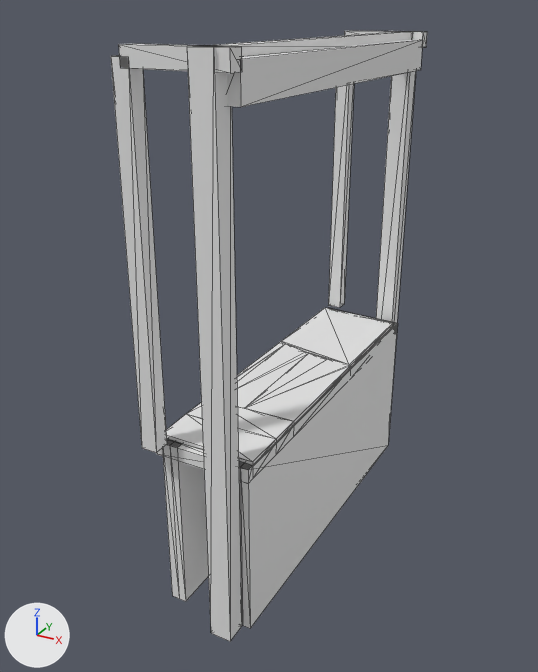
An edit to the glTF model models/zaandam/zaandam-wilhelminabrug-3/zaandam-wilhelminabrug-3.glb, drawn before and after from the same camera.
Before and after are seen from a camera (50 mm lens) standing at (18.4, -37.0, 20.6) and looking at (-1.1, -1.6, 2.9). Arrows for +X, +Y and +Z are at lower left; the lights stay in place. The first picture is the older version. Mesh edges are drawn as thin lines.

The older version as bpy lines, for what is in view:
```python
ob_building_balans = bpy.data.objects.new('building:balans', me_balans)
ob_building_balans.location = (0.0, 0.0, 0.0)
ob_building_balans_2 = bpy.data.objects.new('building:balans 2', me_balans_2)
ob_building_balans_2.location = (0.0, 0.0, 0.0)
ob_building_contragewicht = bpy.data.objects.new('building:contragewicht', me_contragewicht)
ob_building_contragewicht.location = (0.0, 0.0, 0.0)
ob_building_hamei = bpy.data.objects.new('building:hamei', me_hamei)
ob_building_hamei.location = (0.0, 0.0, 0.0)
ob_building_hamei_2 = bpy.data.objects.new('building:hamei 2', me_hamei_2)
ob_building_hamei_2.location = (0.0, 0.0, 0.0)
ob_building_hangstang = bpy.data.objects.new('building:hangstang', me_hangstang)
ob_building_hangstang.location = (0.0, 0.0, 0.0)
ob_building_hangstang_2 = bpy.data.objects.new('building:hangstang 2', me_hangstang_2)
ob_building_hangstang_2.location = (0.0, 0.0, 0.0)
ob_building_portaal = bpy.data.objects.new('building:portaal', me_portaal)
ob_building_portaal.location = (0.0, 0.0, 0.0)
ob_road_fietspad = bpy.data.objects.new('road:fietspad', me_fietspad)
ob_road_fietspad.location = (0.0, 0.0, 0.0)
# also in view: 'road:rijbaan lokale weg 2' at (1.2, -1.7, 0.2); 'road:rijbaan lokale weg' at (-1.3, -1.4, 0.2); 'road:landhoofd (aangenomen) 2' at (2.1, -0.1, -4.9); 'road:landhoofd (aangenomen)' at (-2.1, 0.0, -4.9); 'road:voetpad 2' at (0.0, -9.0, 0.2)
```
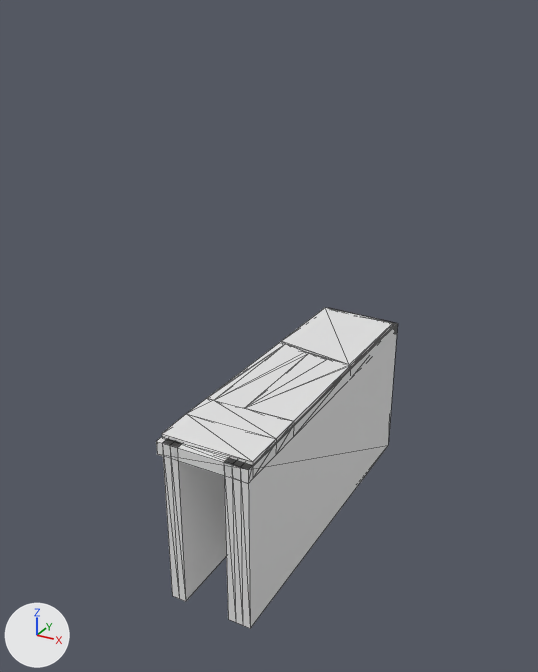
Where the change shows, as pixel boxes (x1, y1, x2, y2) in the pictures (538 x 672 px):
```json
{"object": "building:hamei 2", "change": "deleted", "before": [187, 45, 242, 641]}
{"object": "building:hangstang 2", "change": "deleted", "before": [111, 55, 167, 453]}
{"object": "building:contragewicht", "change": "deleted", "before": [227, 40, 422, 107]}
{"object": "building:hamei", "change": "deleted", "before": [376, 31, 417, 323]}
{"object": "building:hangstang", "change": "deleted", "before": [328, 84, 354, 308]}
{"object": "building:balans 2", "change": "deleted", "before": [118, 43, 242, 73]}
{"object": "building:portaal", "change": "deleted", "before": [206, 31, 410, 57]}
{"object": "building:balans", "change": "deleted", "before": [344, 31, 427, 48]}
```

Edits to the scene script, one JSON object a line:
```json
{"op": "remove", "block": "ob_building_hamei", "code": ["ob_building_hamei = bpy.data.objects.new('building:hamei', me_hamei)", "ob_building_hamei.location = (0.0, 0.0, 0.0)"]}
{"op": "remove", "block": "ob_building_hamei_2", "code": ["ob_building_hamei_2 = bpy.data.objects.new('building:hamei 2', me_hamei_2)", "ob_building_hamei_2.location = (0.0, 0.0, 0.0)"]}
{"op": "remove", "block": "ob_building_portaal", "code": ["ob_building_portaal = bpy.data.objects.new('building:portaal', me_portaal)", "ob_building_portaal.location = (0.0, 0.0, 0.0)"]}
{"op": "remove", "block": "ob_building_balans", "code": ["ob_building_balans = bpy.data.objects.new('building:balans', me_balans)", "ob_building_balans.location = (0.0, 0.0, 0.0)"]}
{"op": "remove", "block": "ob_building_hangstang", "code": ["ob_building_hangstang = bpy.data.objects.new('building:hangstang', me_hangstang)", "ob_building_hangstang.location = (0.0, 0.0, 0.0)"]}
{"op": "remove", "block": "ob_building_balans_2", "code": ["ob_building_balans_2 = bpy.data.objects.new('building:balans 2', me_balans_2)", "ob_building_balans_2.location = (0.0, 0.0, 0.0)"]}
{"op": "remove", "block": "ob_building_hangstang_2", "code": ["ob_building_hangstang_2 = bpy.data.objects.new('building:hangstang 2', me_hangstang_2)", "ob_building_hangstang_2.location = (0.0, 0.0, 0.0)"]}
{"op": "remove", "block": "ob_building_contragewicht", "code": ["ob_building_contragewicht = bpy.data.objects.new('building:contragewicht', me_contragewicht)", "ob_building_contragewicht.location = (0.0, 0.0, 0.0)"]}
```
